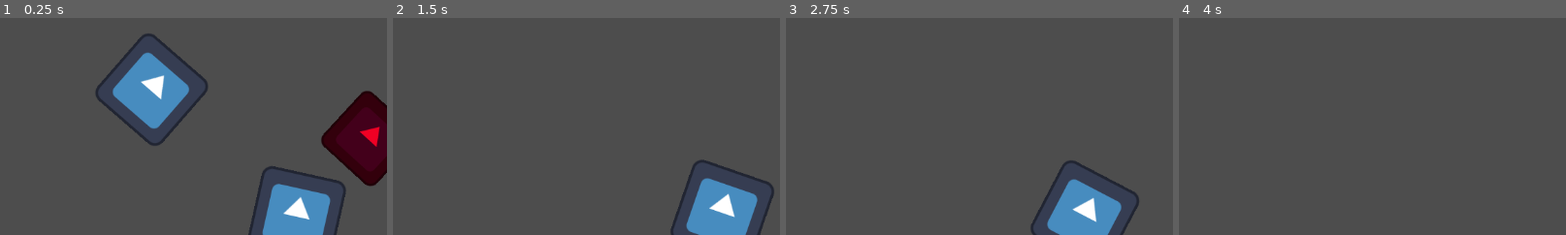
Above: before the commit, frames 1-4 (left to right).
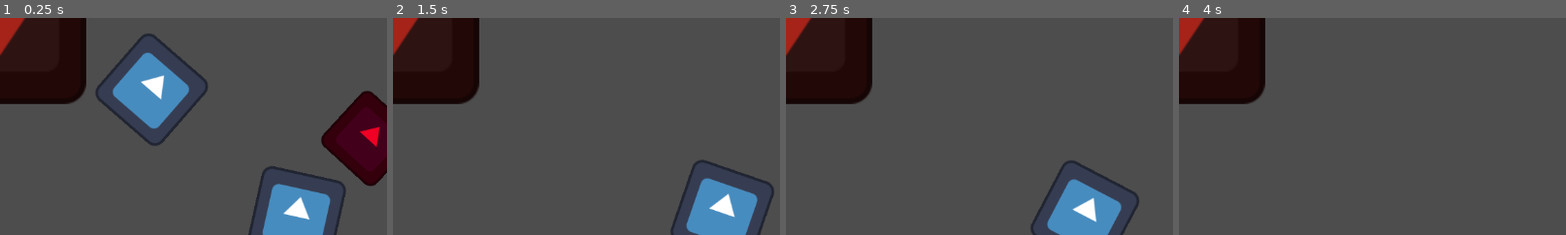
Above: after the commit, the same moments.

Repository: czarekdupa/BigMode-Game
Game: Godot game, scene res://Levels/Czarek_Test_Level.tscn
Same seed, same stepped clock (60 frames per second), same inputs: the game is played once before the commit and once after it. The engine's default icon, where the game draws it, is replaced by a stand-in: a white triangle on a blue panel in a dark square.
Inputs (mouse positions are % of the whole screen's width and height, from its top left):
- Up to frame 1 (0.25 s): no input
- Up to frame 2 (1.5 s): move the mouse to (72, 45) at 0.52 s; hold D (right) 0.53-1.28 s; click (72, 45) at 0.6 s; move the mouse to (30, 55) at 1.27 s; hold S (down) from 1.28 s (still down); right-click (30, 55) at 1.35 s
- Up to frame 3 (2.75 s): move the mouse to (60, 28) at 2.02 s; release S (down) at 2.03 s; hold D (right) from 2.03 s (still down); click (60, 28) at 2.1 s
- Up to frame 4 (4 s): move the mouse to (45, 70) at 2.77 s; release D (right) at 2.78 s; hold Up (up) 2.78-3.53 s; right-click (45, 70) at 2.85 s; move the mouse to (80, 65) at 3.52 s; hold Left (left) from 3.53 s (still down); click (80, 65) at 3.6 s
The pictures show only the part of the screen within x 0-50%, y 0-50%; the shares and areas given below are measured in that part.

The runs differ from the first frame. In frame 1, 8.7% of the frame differs, in the area x 0-23%, y 0-40%; in frame 2, 8.7%; in frame 3, 8.7%; in frame 4, 8.7%.

Commit message:
fireboss added

Diff:
--- /dev/null
+++ b/project-power/Enemies/Fire_Boss.tscn
@@ -0,0 +1,39 @@
+[gd_scene load_steps=6 format=3 uid="uid://bqxadeoevns0t"]
+
+[ext_resource type="Script" path="res://Enemies/fire_boss.gd" id="1_kudw4"]
+[ext_resource type="Texture2D" uid="uid://djq5p1jbe5tit" path="res://icon.svg" id="2_udbo5"]
+
+[sub_resource type="CircleShape2D" id="CircleShape2D_a7dnu"]
+radius = 127.566
+
+[sub_resource type="CircleShape2D" id="CircleShape2D_fm7hr"]
+radius = 1142.09
+
+[sub_resource type="CircleShape2D" id="CircleShape2D_5b5ly"]
+
+[node name="FireBoss" type="CharacterBody2D"]
+collision_layer = 4
+motion_mode = 1
+script = ExtResource("1_kudw4")
+
+[node name="Sprite2D" type="Sprite2D" parent="."]
+modulate = Color(0.647059, 0.137255, 0.0980392, 1)
+rotation = 3.14159
+scale = Vector2(2, 2)
+texture = ExtResource("2_udbo5")
+
+[node name="CollisionShape2D" type="CollisionShape2D" parent="."]
+shape = SubResource("CircleShape2D_a7dnu")
+
+[node name="detection_area" type="Area2D" parent="."]
+
+[node name="CollisionShape2D" type="CollisionShape2D" parent="detection_area"]
+shape = SubResource("CircleShape2D_fm7hr")
+
+[node name="hitbox" type="Area2D" parent="."]
+
+[node name="CollisionShape2D" type="CollisionShape2D" parent="hitbox"]
+shape = SubResource("CircleShape2D_5b5ly")
+
+[connection signal="area_entered" from="detection_area" to="." method="_on_detection_area_area_entered"]
+[connection signal="area_exited" from="detection_area" to="." method="_on_detection_area_area_exited"]
--- a/project-power/Enemies/enemy.tscn
+++ b/project-power/Enemies/enemy.tscn
@@ -23,7 +23,6 @@
 texture = ExtResource("2_epwwa")
 
 [node name="CollisionShape2D" type="CollisionShape2D" parent="."]
-visible = false
 shape = SubResource("RectangleShape2D_gjogx")
 
 [node name="Detection Area" type="Area2D" parent="."]
--- /dev/null
+++ b/project-power/Enemies/fire_projectile.tscn
@@ -0,0 +1,29 @@
+[gd_scene load_steps=4 format=3 uid="uid://bsov77ujlgvix"]
+
+[sub_resource type="Gradient" id="Gradient_4ibg4"]
+colors = PackedColorArray(1, 1, 0.243137, 1, 0.713726, 0, 0, 1)
+metadata/_snap_enabled = true
+
+[sub_resource type="GradientTexture2D" id="GradientTexture2D_1r5b7"]
+gradient = SubResource("Gradient_4ibg4")
+height = 16
+fill = 1
+fill_from = Vector2(0.844037, 0.477064)
+fill_to = Vector2(0.123853, 0.623853)
+repeat = 2
+
+[sub_resource type="CapsuleShape2D" id="CapsuleShape2D_jq80l"]
+radius = 32.0
+height = 84.0
+
+[node name="Fire_Projectile" type="Area2D"]
+collision_layer = 8
+
+[node name="Sprite2D" type="Sprite2D" parent="."]
+texture = SubResource("GradientTexture2D_1r5b7")
+region_rect = Rect2(0, 0, 64, 16)
+region_filter_clip_enabled = true
+
+[node name="CollisionShape2D" type="CollisionShape2D" parent="."]
+rotation = 1.5708
+shape = SubResource("CapsuleShape2D_jq80l")
--- a/project-power/Levels/Czarek_Test_Level.tscn
+++ b/project-power/Levels/Czarek_Test_Level.tscn
@@ -1,7 +1,8 @@
-[gd_scene load_steps=3 format=3 uid="uid://faafyhoulqfw"]
+[gd_scene load_steps=4 format=3 uid="uid://faafyhoulqfw"]
 
 [ext_resource type="PackedScene" uid="uid://7qao3jj0h4du" path="res://Player/player.tscn" id="1_7w5u7"]
 [ext_resource type="PackedScene" uid="uid://t4hws5kroee5" path="res://Enemies/enemy.tscn" id="2_bgjuh"]
+[ext_resource type="PackedScene" uid="uid://bqxadeoevns0t" path="res://Enemies/Fire_Boss.tscn" id="3_ig1au"]
 
 [node name="CzarekTestLevel" type="Node2D"]
 
@@ -13,3 +14,5 @@
 modulate = Color(1, 1, 1, 1)
 light_mask = 1
 position = Vector2(219, 101)
+
+[node name="FireBoss" parent="." instance=ExtResource("3_ig1au")]
